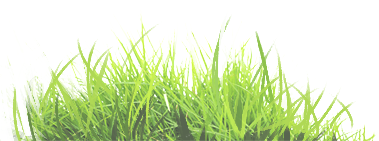
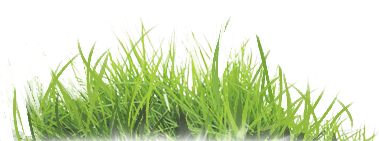
Before/after of a 379px x 141px layered artwork. What changed in the layer stack:
painted on "Layer 10" over (0, 10, 377, 141)
